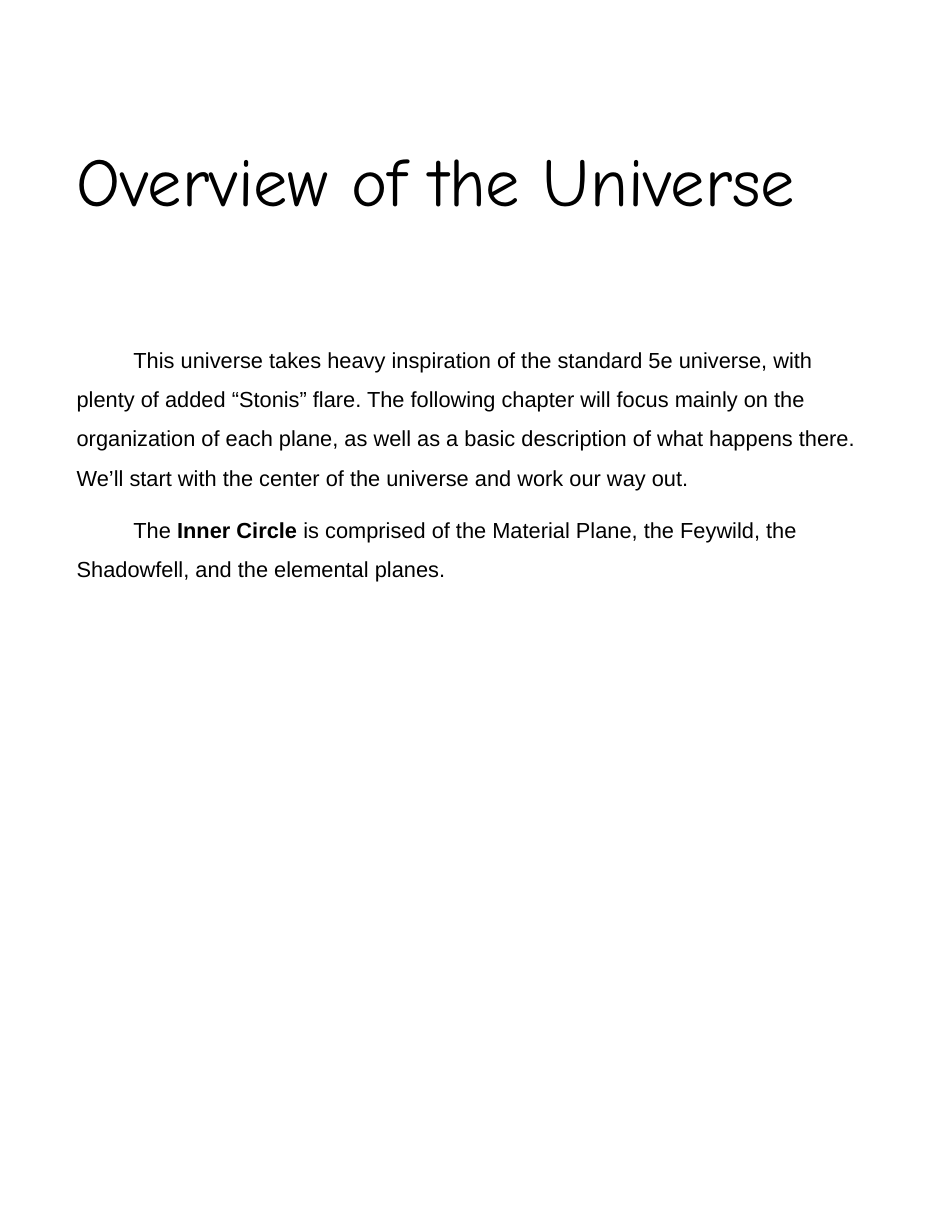
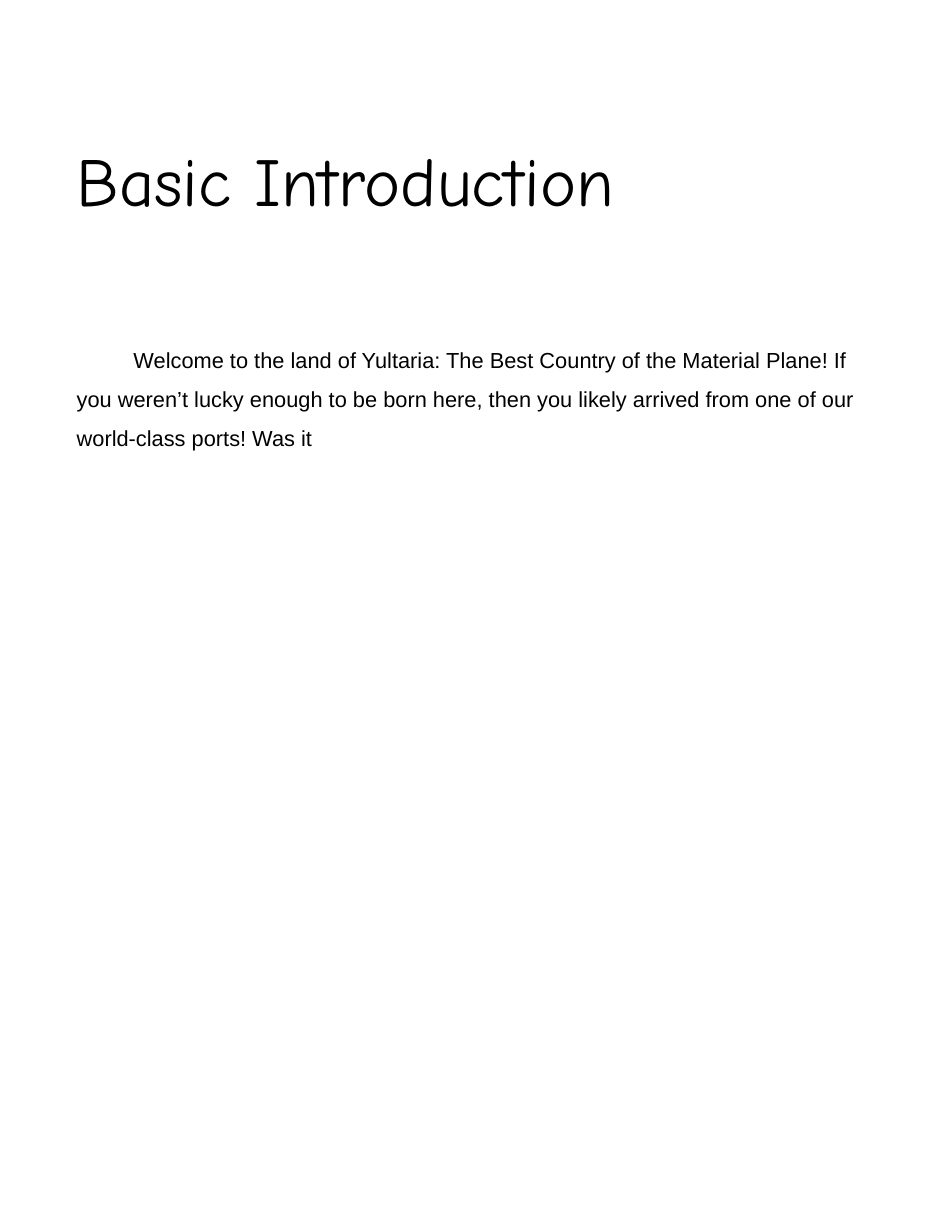
Before and after one commit to polic72/DnD-Stuff, a slide deck: slide 3 of The Jaws of Time.pptx. Drawn at 952x1232 pixels with LibreOffice and Linux fonts; fonts in the diff are those of the drawing; background and template pictures are left out. Boxes give left, top, right and bottom in pixels: in the first picture for what was removed or moved away, otherwise in the second. Text is boxed around its words. In the diff, an @@ line names an element or a change of style, - is before the commit and + after.

Commit message:
Started introduction.

```diff
--- a/The Jaws of Time.pptx
+++ b/The Jaws of Time.pptx
@@ title at (77,159,614,207): text changed @@
-Overview of the Universe
+Basic Introduction
@@ text at (77,352,854,451): text changed @@
-This universe takes heavy inspiration of the standard 5e universe, with plenty of added “Stonis” flare. The following chapter will focus mainly on the organization of each plane, as well as a basic description of what happens there. We’ll start with the center of the universe and work our way out.
-The Inner Circle is comprised of the Material Plane, the Feywild, the Shadowfell, and the elemental planes.
+Welcome to the land of Yultaria: The Best Country of the Material Plane! If you weren’t lucky enough to be born here, then you likely arrived from one of our world-class ports! Was it
```
Also in this commit, not shown: 1 other slide changed.
